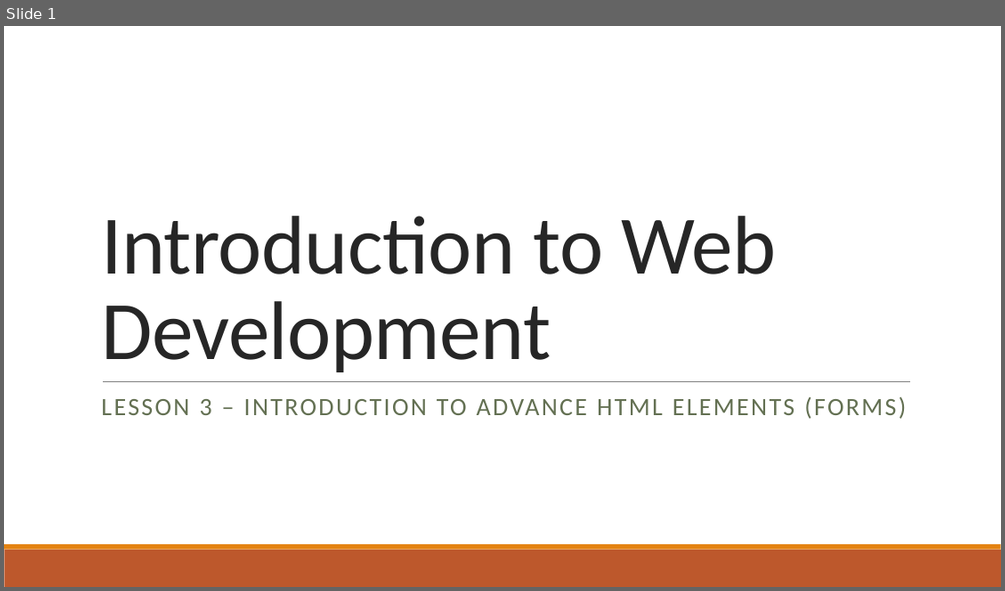
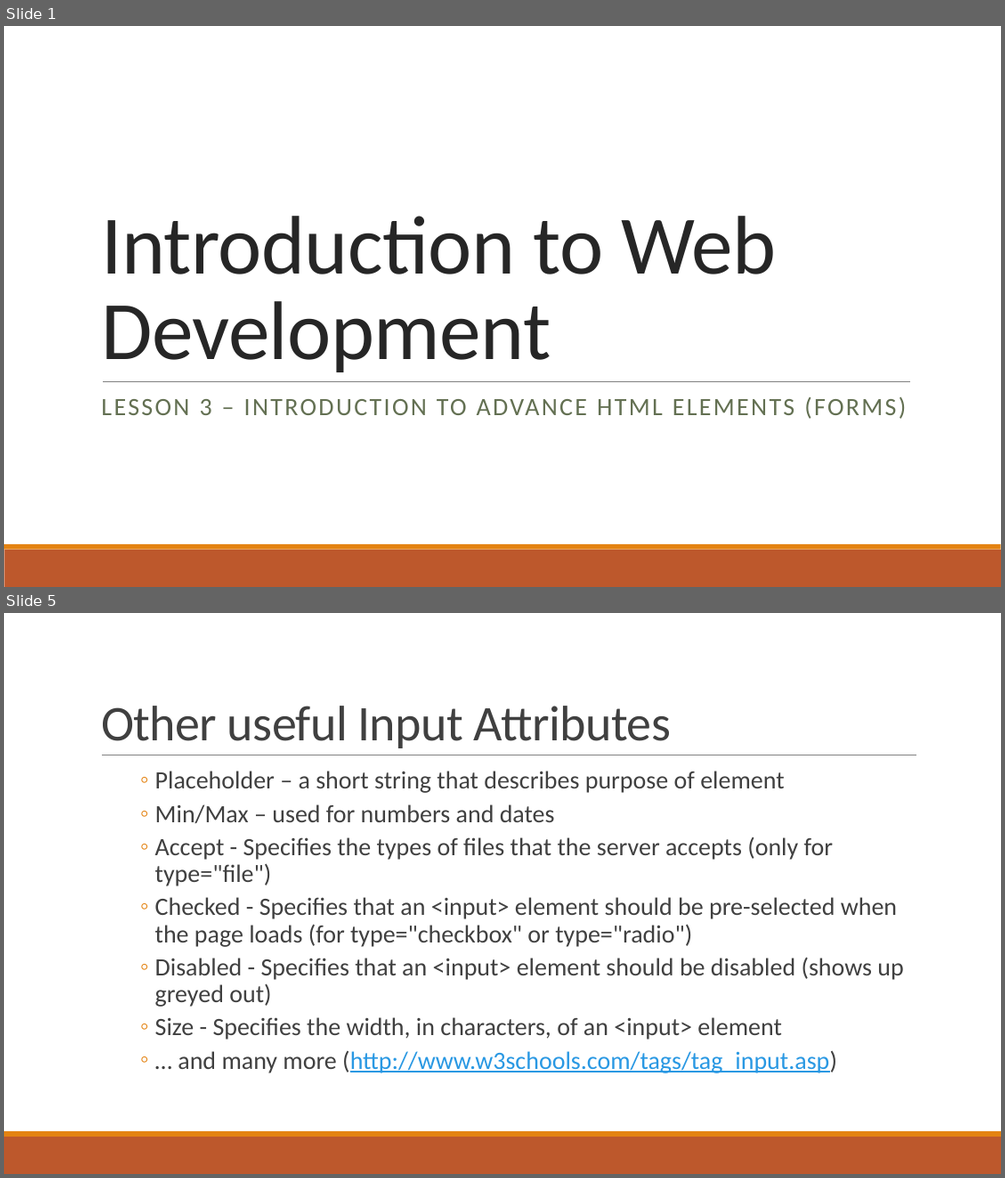
Before and after one commit to Code-Flo/Introduction_To_Web_Development, a slide deck: Class 3/Introduction to Web Development_Lesson3.pptx. Shown one above the other, each under a label of ours: slide 1 before the commit, slides 1 and 5 after it; the slides between them are not shown. The pictures are 1005x591 and 1005x1178 pixels, drawn with LibreOffice and Linux fonts; fonts in the diff are those of the drawing. Boxes give left, top, right and bottom in pixels: in the first picture for what was removed or moved away, otherwise in the second. Text is boxed around its words. In the diff, an @@ line names an element or a change of style, - is before the commit and + after.

```diff
--- a/Class 3/Introduction to Web Development_Lesson3.pptx
+++ b/Class 3/Introduction to Web Development_Lesson3.pptx
@@ slide 5 added at (4,613,1001,1174), background #FFFFFF; not listed: 2 template elements that a slide beside it also shows @@
@@ title added at (101,706,671,748), 48 pt, text #404040 @@
+Other useful Input Attributes
@@ line added from (102, 755) to (917, 755), #808080 0.5 pt @@
@@ text added at (155,771,903,1073), 24 pt, text #404040 @@
+      ◦ Placeholder – a short string that describes purpose of element
+      ◦ Min/Max – used for numbers and dates
+      ◦ Accept - Specifies the types of files that the server accepts (only for type="file")
+      ◦ Checked - Specifies that an <input> element should be pre-selected when the page loads (for type="checkbox" or type="radio")
+      ◦ Disabled - Specifies that an <input> element should be disabled (shows up greyed out)
+      ◦ Size - Specifies the width, in characters, of an <input> element
+      ◦ … and many more (http://www.w3schools.com/tags/tag_input.asp)
```
Also in this commit, not shown: 3 slides changed, 2 other slides added, 9 other files.
